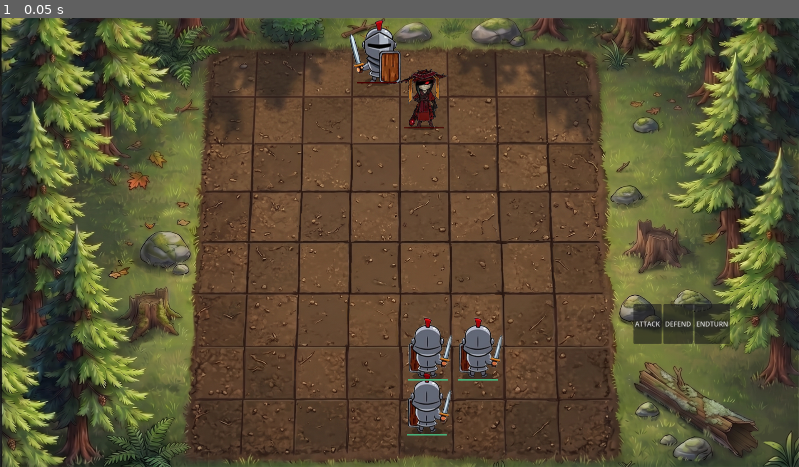
Above: before the commit, frame 1.
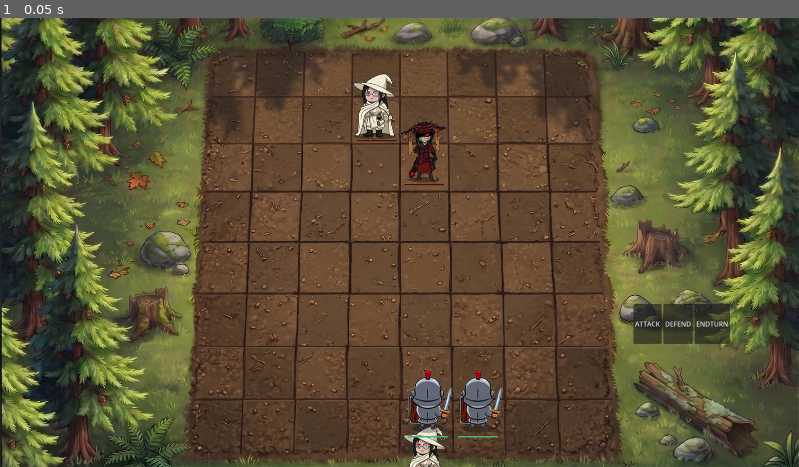
Above: after the commit, the same moment.

Repository: Liebe-dev/game-jam-kreardor-team
Game: Godot game, scene res://board.tscn
The game is run twice, just before and just after one commit, with the same random seed, the same clock (stepped at 60 frames per second) and the same inputs.
Inputs:
- Up to frame 1 (0.05 s): no input

The runs differ from the first frame. In frame 1, 3.9% of the frame differs, in the area x 43-63%, y 0-100%.

Commit message:
answer me gamelab

Diff:
--- a/Bishop.tscn
+++ b/Bishop.tscn
@@ -11,3 +11,7 @@
 position = Vector2(4, -47)
 texture = ExtResource("2_wqw4l")
 frame = 3
+
+[node name="HealthBar" parent="." index="1" unique_id=1792561652]
+offset_top = 34.0
+offset_bottom = 40.0
--- a/King.tscn
+++ b/King.tscn
@@ -1,7 +1,16 @@
 [gd_scene format=3 uid="uid://2jkkrdchccrq"]
 
 [ext_resource type="PackedScene" uid="uid://qtgv1mmnvanv" path="res://Pawn.tscn" id="1_gs1rm"]
+[ext_resource type="Texture2D" uid="uid://co5ybs6u3x5dp" path="res://king_sheet.png" id="2_rmyy5"]
 
 [node name="King" unique_id=271536388 instance=ExtResource("1_gs1rm")]
 max_health = 400
 damage = 0
+
+[node name="Sprite2D" parent="." index="0" unique_id=286426425]
+texture = ExtResource("2_rmyy5")
+hframes = 1
+
+[node name="HealthBar" parent="." index="1" unique_id=1792561652]
+offset_top = 33.0
+offset_bottom = 39.0
--- a/Pawn.tscn
+++ b/Pawn.tscn
@@ -10,6 +10,7 @@
 bg_color = Color(0.28209576, 0.6922137, 0.47429025, 1)
 
 [node name="Pawn" type="Node2D" unique_id=271536388]
+y_sort_enabled = true
 script = ExtResource("1_f14ny")
 max_health = 500
 
@@ -25,9 +26,9 @@
 anchor_right = 0.5
 anchor_bottom = 0.5
 offset_left = -47.0
-offset_top = 18.0
+offset_top = 30.0
 offset_right = 145.0
-offset_bottom = 24.0
+offset_bottom = 36.0
 grow_horizontal = 2
 grow_vertical = 2
 scale = Vector2(0.5, 0.5)
--- a/board.tscn
+++ b/board.tscn
@@ -29,6 +29,7 @@
 script = ExtResource("1_p0ybc")
 
 [node name="logicgame" type="Node2D" parent="." unique_id=542120282]
+y_sort_enabled = true
 script = ExtResource("3_jqgjh")
 move_indicator_scene = ExtResource("4_nk23n")
 pawn_scene = ExtResource("3_8l818")
@@ -60,6 +61,7 @@
 text = "ENDTURN"
 
 [node name="GridPoints" type="Node2D" parent="." unique_id=715706376]
+position = Vector2(0, 125)
 
 [node name="0 0" type="Marker2D" parent="GridPoints" unique_id=1051627033]
 position = Vector2(562, 136)
Binary file added: king_sheet.png
Not shown, added: king_sheet.png.import
